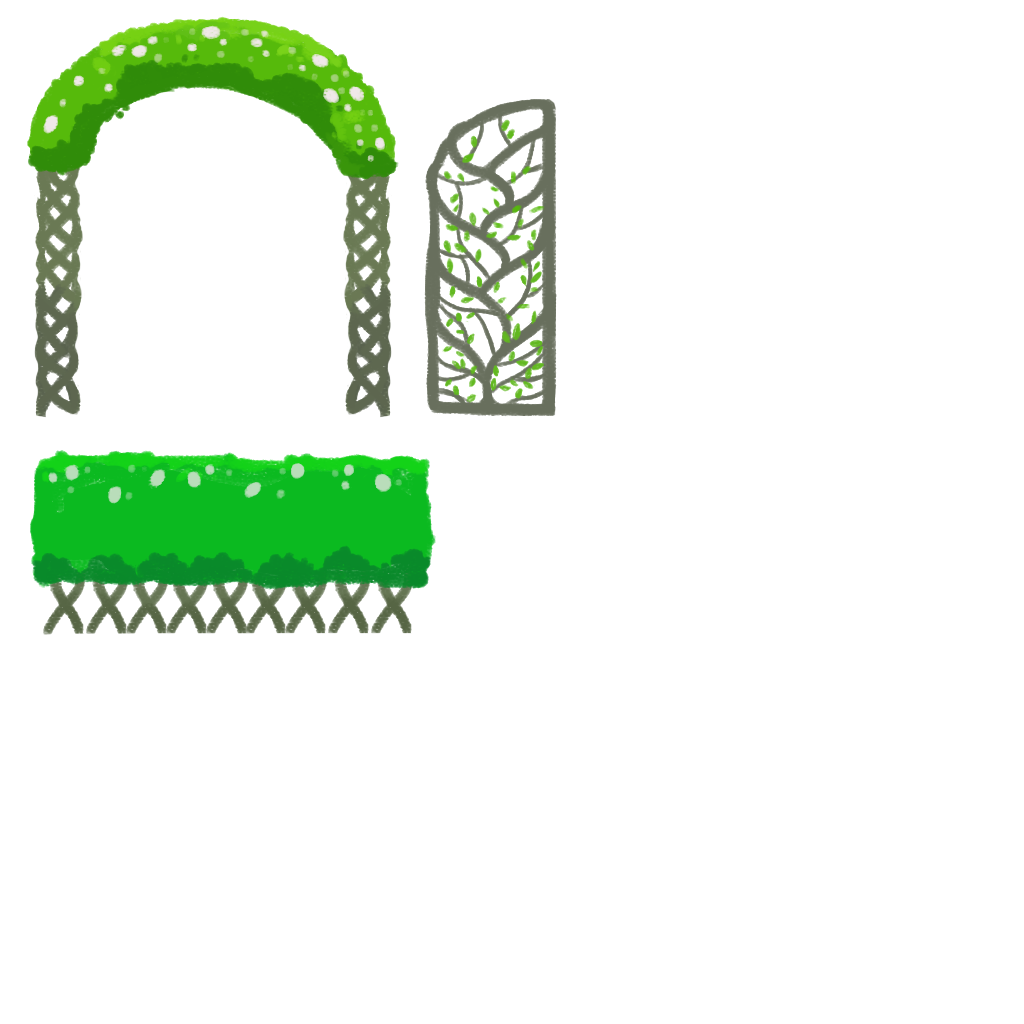
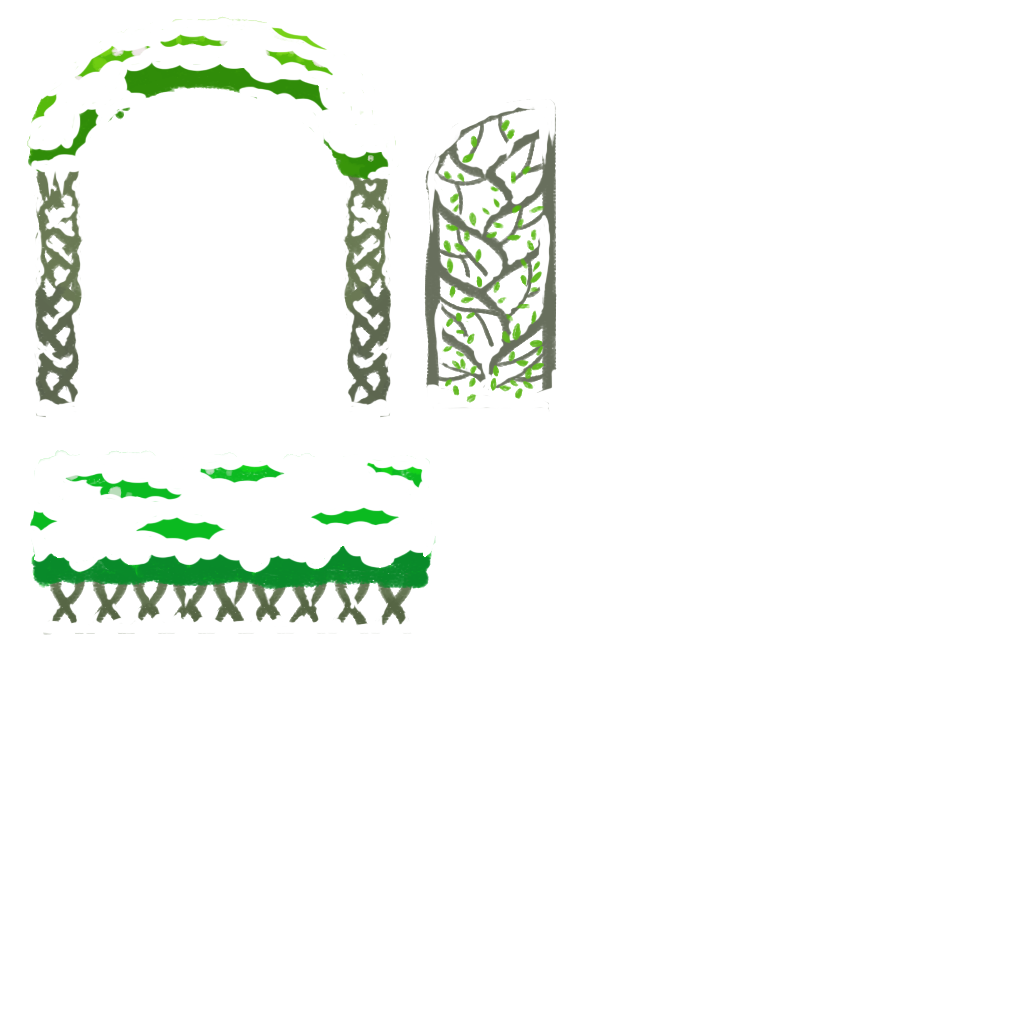
Revision of a layered w=1024, h=1024 image; what changed, layer by layer:
removed group "concept 3" (11 layers) over bbox(27, 17, 557, 635)
added layer "Layer 45" above "Layer 16" over bbox(27, 17, 399, 417)
moved "Layer 16" out of group "concept 3" over bbox(43, 25, 385, 162)
moved "Layer 13" out of group "concept 3" over bbox(27, 17, 399, 180)
removed layer "Layer 14 copy 2" from group "concept 3" over bbox(343, 157, 392, 417)
moved "Layer 14 copy" out of group "concept 3", painted on it over bbox(34, 157, 392, 417)
moved "Layer 17" out of group "concept 3" over bbox(441, 119, 545, 403)
added layer "Layer 47" above "Layer 15" over bbox(426, 99, 557, 417)
moved "Layer 15" out of group "concept 3" over bbox(426, 99, 557, 417)
added layer "Layer 46" above "Layer 43" over bbox(30, 450, 436, 635)
moved "Layer 43" out of group "concept 3", painted on it over bbox(30, 450, 436, 590)
removed layer "Layer 9" from group "concept 3" over bbox(31, 545, 433, 599)
removed layer "Layer 11" from group "concept 3" over bbox(33, 450, 429, 487)
removed layer "Layer 8" from group "concept 3" over bbox(30, 450, 436, 590)
moved "Layer 10" out of group "concept 3" over bbox(43, 566, 412, 635)
